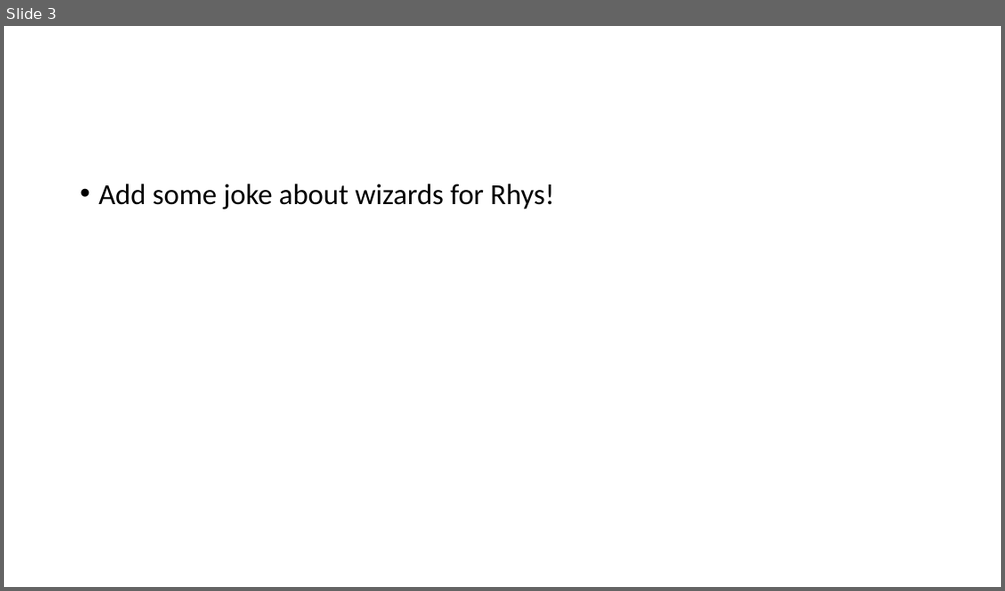
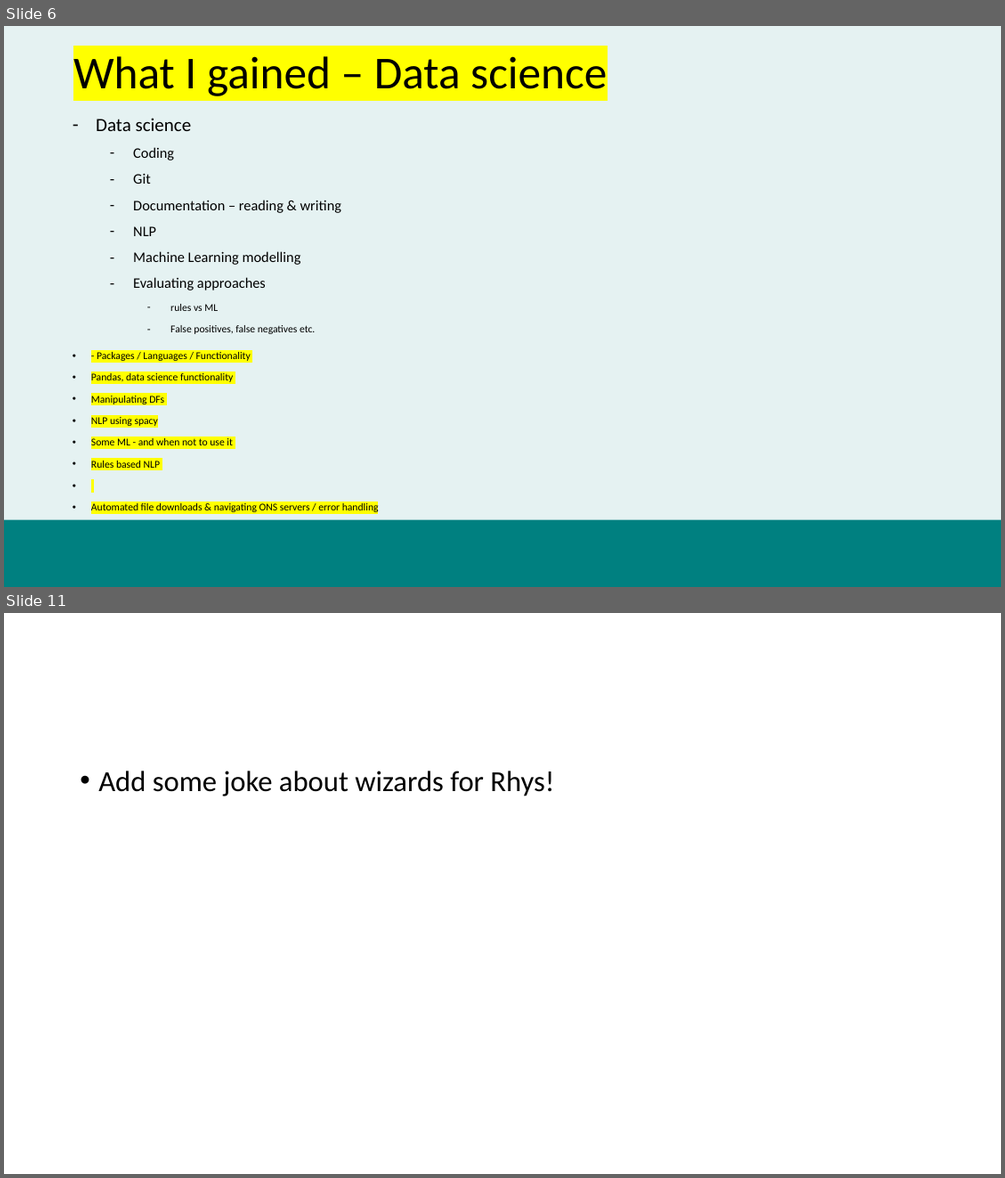
Before and after one commit to datasciencecampus/uk-parliament-stats, a slide deck: user-engagement/fpp-presentation.pptx. Shown one above the other, each under a label of ours: slide 3 before the commit, slides 6 and 11 after it; the slides between them are not shown. The pictures are 1005x591 and 1005x1178 pixels, drawn with LibreOffice and Linux fonts; fonts in the diff are those of the drawing; background and template pictures are left out. Boxes give left, top, right and bottom in pixels: in the first picture for what was removed or moved away, otherwise in the second. Text is boxed around its words. In the diff, an @@ line names an element or a change of style, - is before the commit and + after.

```diff
--- a/user-engagement/fpp-presentation.pptx
+++ b/user-engagement/fpp-presentation.pptx
@@ slide 6 added at (4, 26, 1001, 587), background #008080 at 10% opacity @@
@@ title added at (73, 56, 607, 96), 44 pt, text #000000 @@
+What I gained – Data science
@@ text added at (91, 118, 379, 514), 10 pt, text #000000 @@
+– Data science
+  – Coding
+  – Git
+  – Documentation – reading & writing
+  – NLP
+  – Machine Learning modelling
+  – Evaluating approaches
+    – rules vs ML
+    – False positives, false negatives etc.
+• - Packages / Languages / Functionality
+• Pandas, data science functionality
+• Manipulating DFs
+• NLP using spacy
+• Some ML - and when not to use it
+• Rules based NLP
+• Automated file downloads & navigating ONS servers / error handling
@@ rectangle added at (4, 520, 1001, 587), fill #008080 @@
@@ what was slide 3 is now slide 11 @@
```
Also in this commit, not shown: 1 slide changed, 8 other slides added, 2 slides removed, 1 other file.
